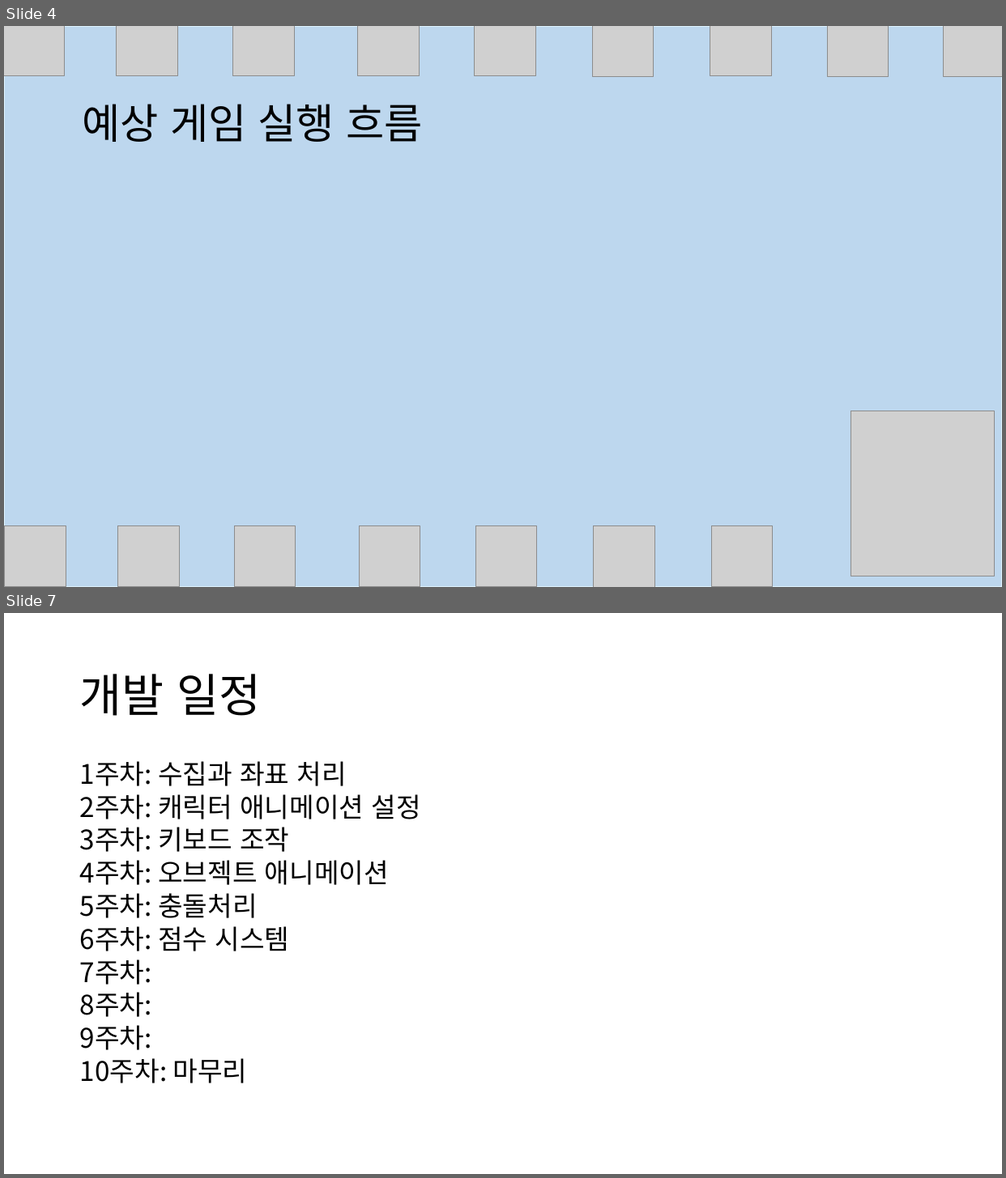
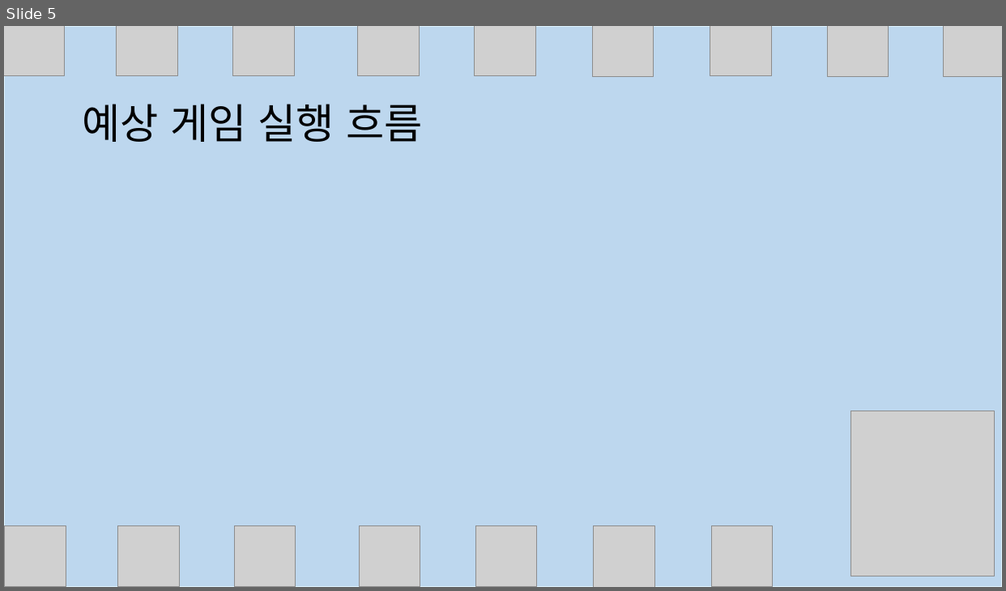
Before and after one commit to hannahBak/2021184014_2DGP_DRILL, a slide deck: 1차 프로젝트 발표/프레젠테이션1.pptx. Shown one above the other, each under a label of ours: slides 4 and 7 before the commit, slide 5 after it; the slides between them are not shown. The pictures are 1006x1178 and 1006x591 pixels, drawn with LibreOffice and Linux fonts; fonts in the diff are those of the drawing; grey boxes stand for pictures. Boxes give left, top, right and bottom in pixels: in the first picture for what was removed or moved away, otherwise in the second. Text is boxed around its words. In the diff, an @@ line names an element or a change of style, - is before the commit and + after.

Commit message:
개발 일정 추가 및 마무리

```diff
--- a/1차 프로젝트 발표/프레젠테이션1.pptx
+++ b/1차 프로젝트 발표/프레젠테이션1.pptx
@@ slide 7 removed at <box>4,613,1002,1174</box>, background #FFFFFF @@
@@ title removed at <box>80,674,262,716</box> @@
-개발 일정
@@ text removed at <box>80,761,421,1084</box> @@
-1주차: 수집과 좌표 처리
-2주차: 캐릭터 애니메이션 설정
-3주차: 키보드 조작
-4주차: 오브젝트 애니메이션
-5주차: 충돌처리
-6주차: 점수 시스템
-7주차:
-8주차:
-9주차:
-10주차: 마무리
@@ what was slide 4 is now slide 5 @@
```
Also in this commit, not shown: 5 slides changed, 2 slides added.
